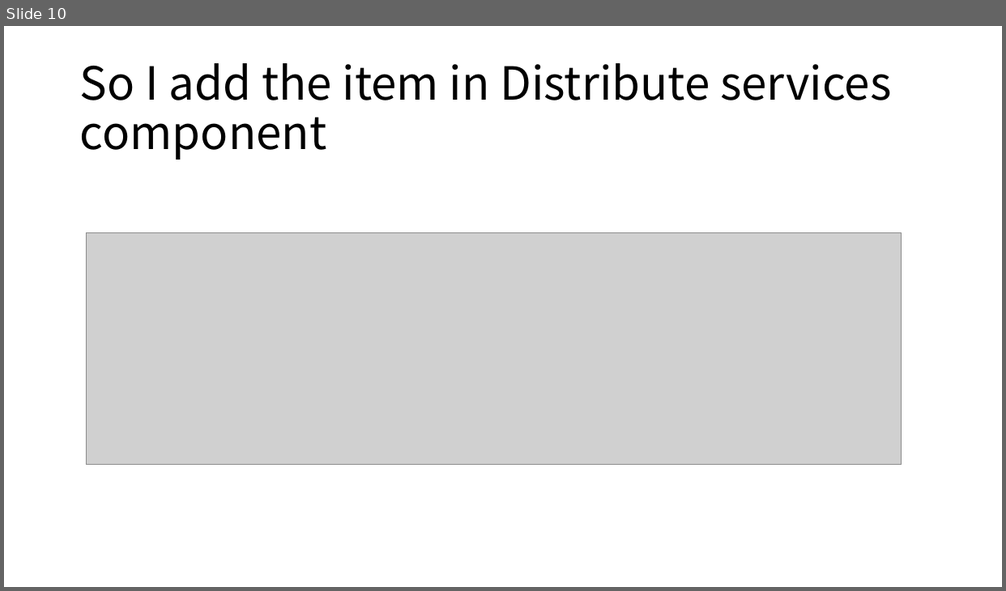
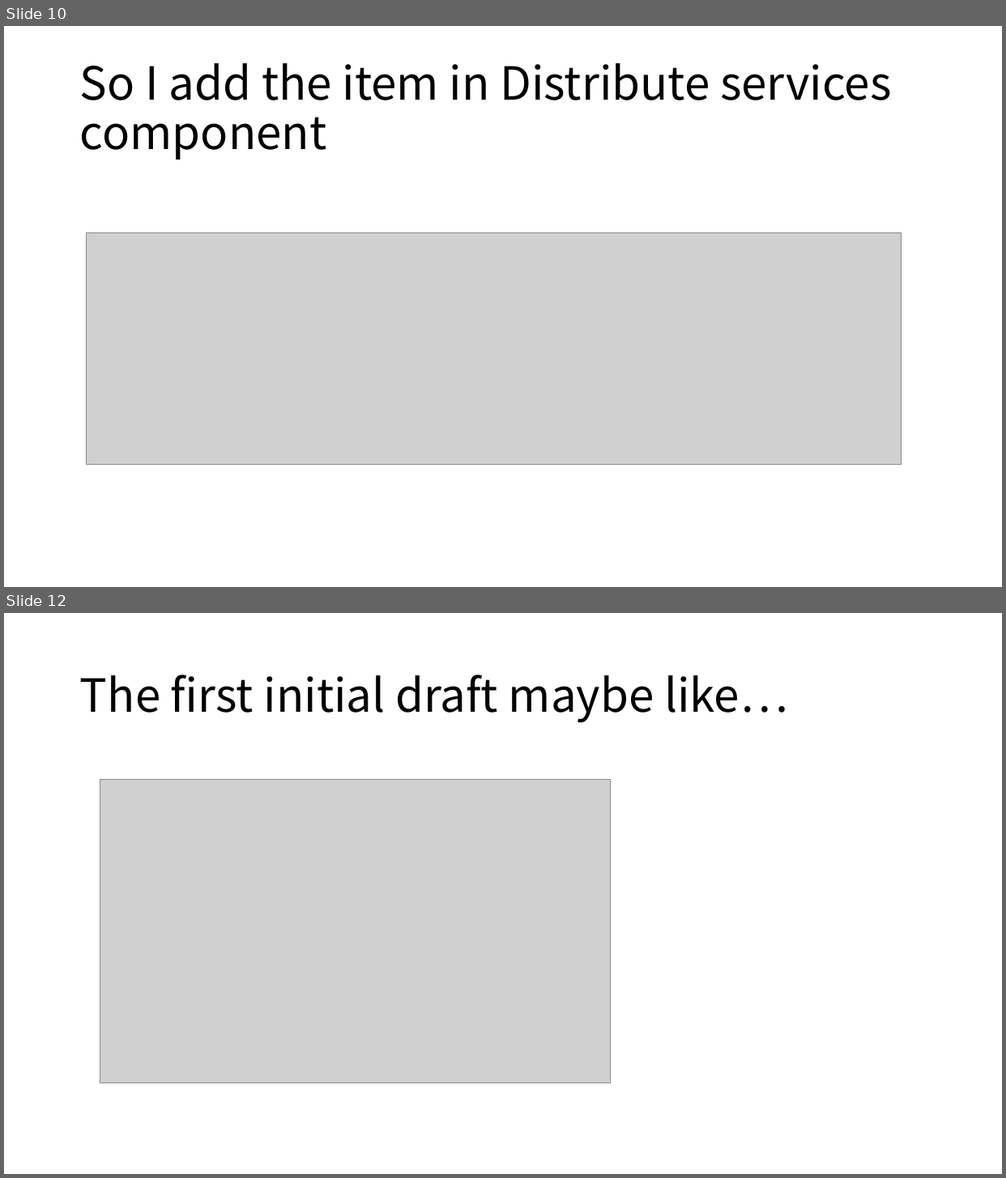
Before and after one commit to zicheng-pan/python-requestforlagou, a slide deck: New Microsoft PowerPoint 演示文稿.pptx. Shown one above the other, each under a label of ours: slide 10 before the commit, slides 10 and 12 after it; the slides between them are not shown. The pictures are 1006x591 and 1006x1178 pixels, drawn with LibreOffice and Linux fonts; fonts in the diff are those of the drawing; grey boxes stand for pictures. Boxes give left, top, right and bottom in pixels: in the first picture for what was removed or moved away, otherwise in the second. Text is boxed around its words. In the diff, an @@ line names an element or a change of style, - is before the commit and + after.

```diff
--- a/New Microsoft PowerPoint 演示文稿.pptx
+++ b/New Microsoft PowerPoint 演示文稿.pptx
@@ slide 12 added at (x1=4, y1=613, x2=1002, y2=1174), background #FFFFFF @@
@@ title added at (x1=80, y1=675, x2=788, y2=723), 44 pt, text #000000 @@
+The first initial draft maybe like…
@@ picture added at (x1=100, y1=780, x2=611, y2=1083) @@
```
Also in this commit, not shown: 3 slides changed.
